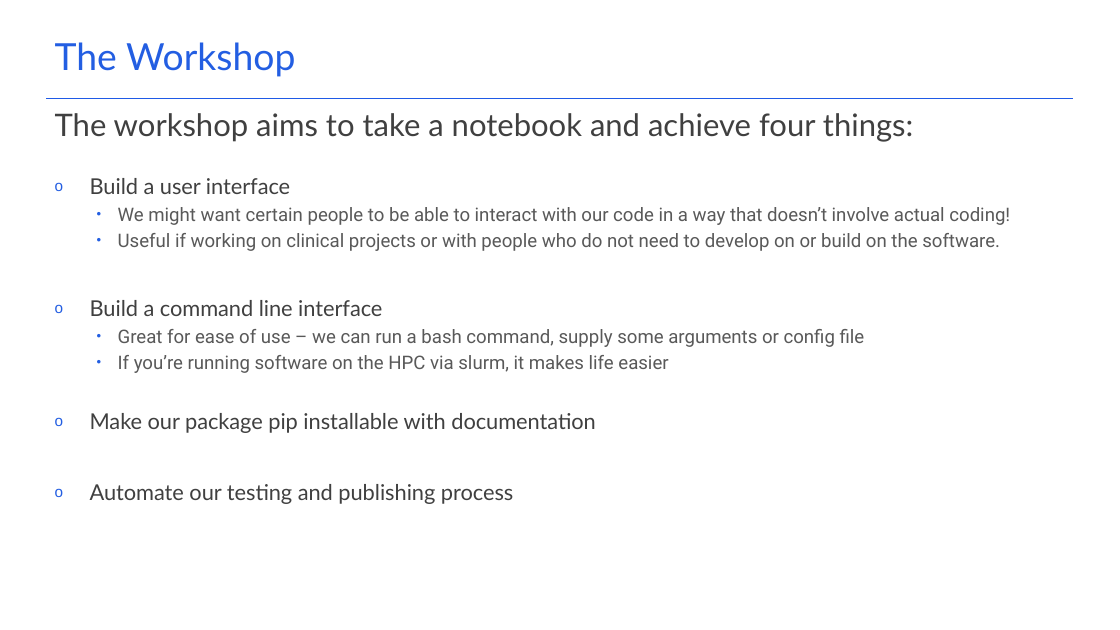
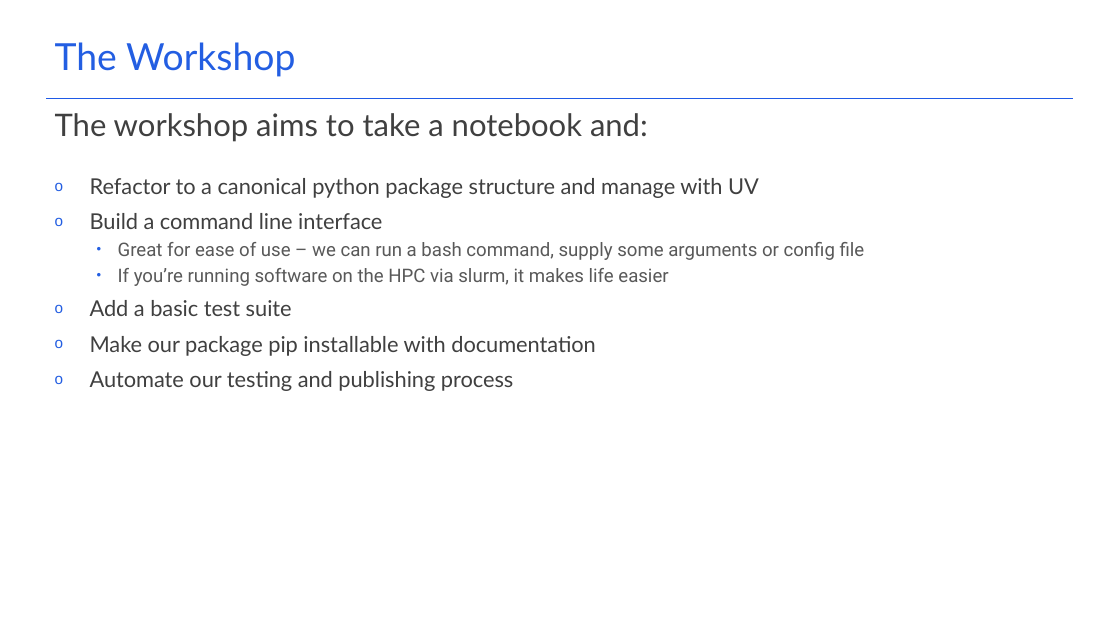
Before and after one commit to acceleratescience/resource-hub, a slide deck: slide 19 of packaging-publishing/Slides/1_introduction.pptx (slide 18 before the commit). Drawn at 1120x630 pixels with LibreOffice and Linux fonts; fonts in the diff are those of the drawing; background and template pictures are left out. Boxes give left, top, right and bottom in pixels: in the first picture for what was removed or moved away, otherwise in the second. Text is boxed around its words. In the diff, an @@ line names an element or a change of style, - is before the commit and + after.

```diff
--- a/packaging-publishing/Slides/1_introduction.pptx
+++ b/packaging-publishing/Slides/1_introduction.pptx
@@ text at (55, 113, 648, 142): text changed @@
-The workshop aims to take a notebook and achieve four things:
+The workshop aims to take a notebook and:
@@ text at (90, 178, 759, 198): text changed; size 16 to 18.7 pt; font Roboto to Lato; text colour #595959 to #404040 @@
-o Build a user interface
-  • We might want certain people to be able to interact with our code in a way that doesn’t involve actual coding!
-  • Useful if working on clinical projects or with people who do not need to develop on or build on the software.
+o Refactor to a canonical python package structure and manage with UV
@@ text at (90, 300, 292, 316): paragraph added @@
+o Add a basic test suite
```
Also in this commit, not shown: 1 other slide changed, 1 slide added, 4 other files.
